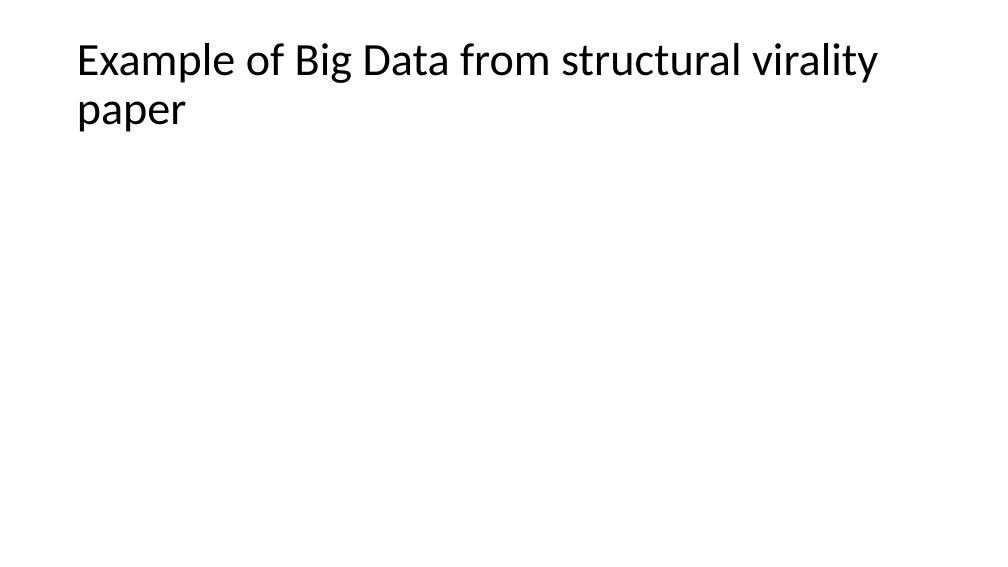
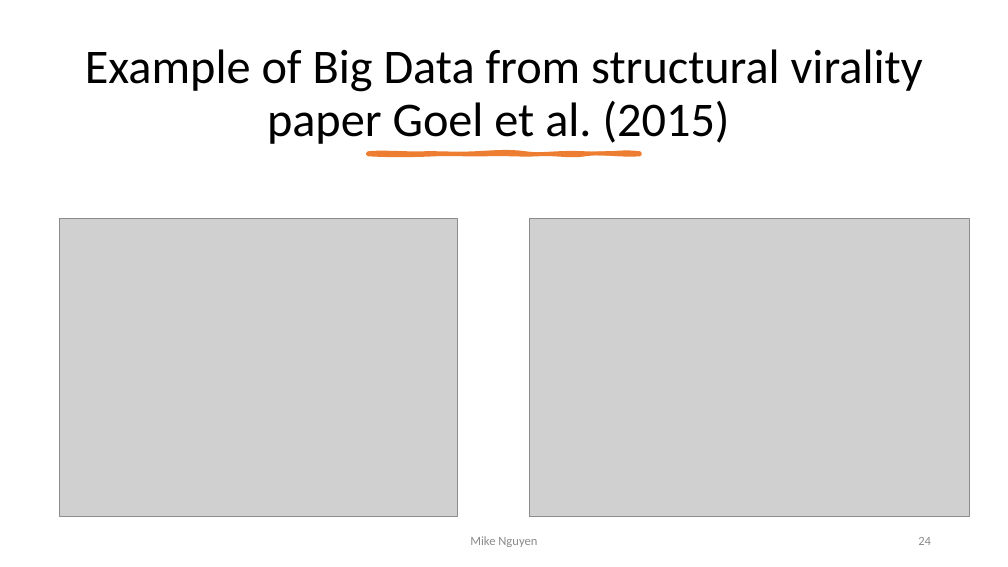
Before and after one commit to mikenguyen13/mar4050, a slide deck: slide 24 of lectures/3/Information Systems, Dashboards & Data Analytics.pptx (slide 17 before the commit). Drawn at 1008x567 pixels with LibreOffice and Linux fonts; fonts in the diff are those of the drawing; grey boxes stand for pictures. Boxes give left, top, right and bottom in pixels: in the first picture for what was removed or moved away, otherwise in the second. Text is boxed around its words. In the diff, an @@ line names an element or a change of style, - is before the commit and + after.

```diff
--- a/lectures/3/Information Systems, Dashboards & Data Analytics.pptx
+++ b/lectures/3/Information Systems, Dashboards & Data Analytics.pptx
@@ title at (x1=85, y1=49, x2=923, y2=144): text changed; size 44 to 46 pt @@
-Example of Big Data from structural virality paper
+Example of Big Data from structural virality paper Goel et al. (2015)
@@ freeform shape added at (x1=368, y1=153, x2=640, y2=154), fill #ED7D31, outline #ED7D31 3.25 pt @@
@@ picture added at (x1=60, y1=219, x2=457, y2=516) @@
@@ picture added at (x1=529, y1=219, x2=969, y2=516) @@
@@ text added at (x1=470, y1=536, x2=537, y2=547), 12 pt, text #8C8C8C @@
+Mike Nguyen
@@ page number added at (x1=918, y1=537, x2=931, y2=545), 12 pt, text #8C8C8C @@
+24
```
Also in this commit, not shown: 22 other slides changed, 10 slides added, 2 slides removed, 2 other files.
